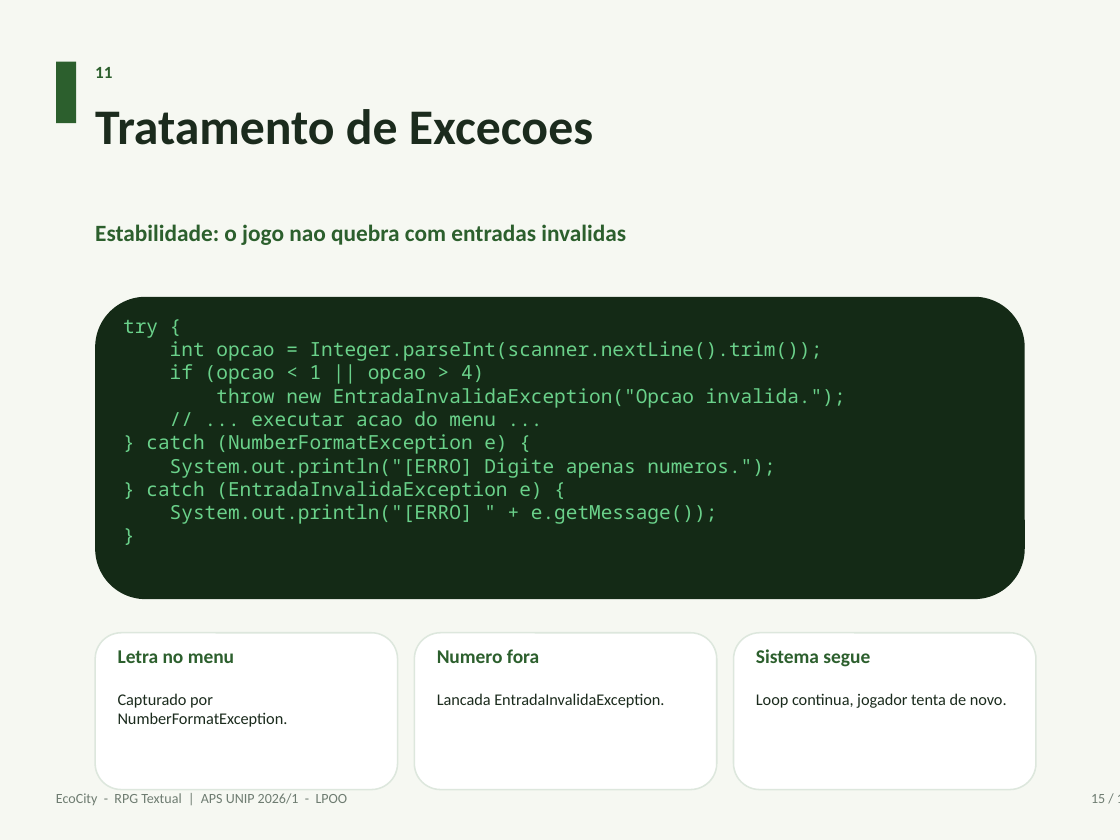
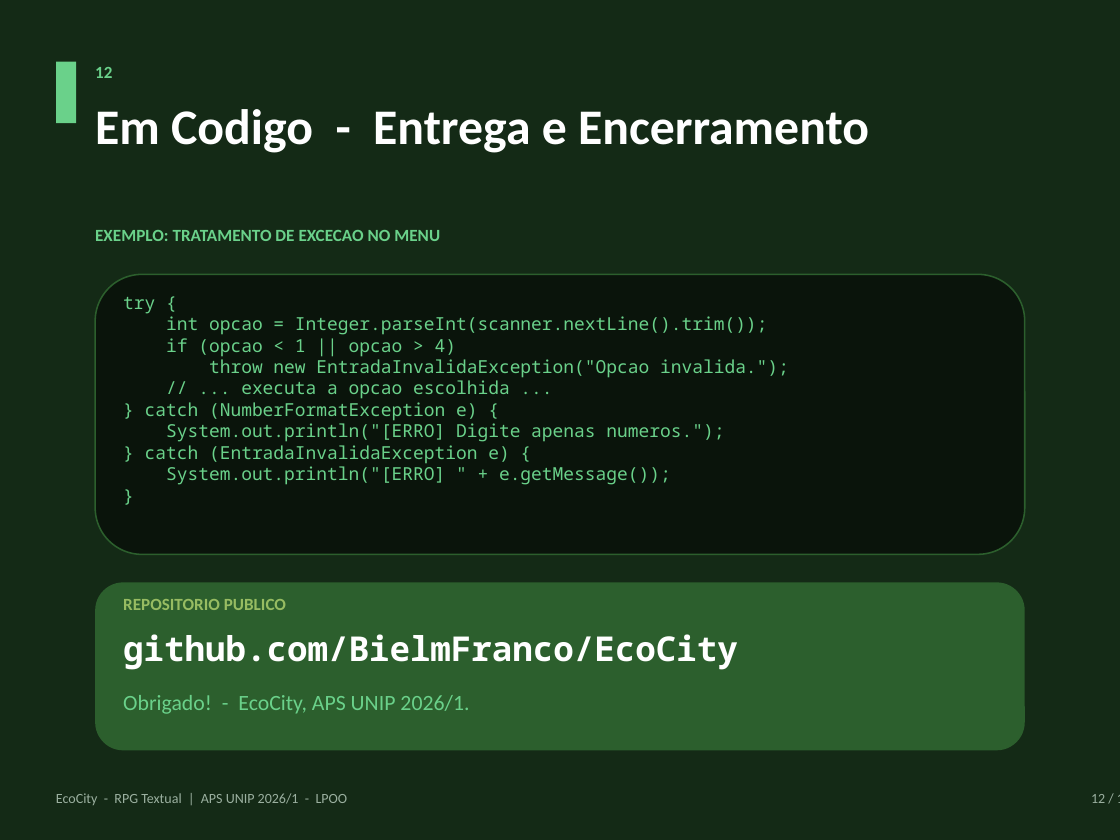
Before and after one commit to BielmFranco/EcoCity, a slide deck: slide 12 of relatorio/ApresentacaoEcoCity.pptx (slide 15 before the commit). Drawn at 1120x840 pixels with LibreOffice and Linux fonts; fonts in the diff are those of the drawing. Boxes give left, top, right and bottom in pixels: in the first picture for what was removed or moved away, otherwise in the second. Text is boxed around its words. In the diff, an @@ line names an element or a change of style, - is before the commit and + after.

Commit message:
Reduz apresentacao para 12 slides e ajusta layout
Estrutura: 3 introducao + 6 projeto + 3 codigo.
Corrige typo "Title" para "Titulo" no slide de niveis.
Ajusta fonte da formula de pontuacao para nao quebrar linha.
Remove conectores cruzados no diagrama de hierarquia.

```diff
--- a/relatorio/ApresentacaoEcoCity.pptx
+++ b/relatorio/ApresentacaoEcoCity.pptx
@@ background #F6F8F2 to #142A16 @@
@@ rectangle at <box>56,62,76,123</box>: fill #2C5F2D to #6AD18A @@
@@ text at <box>95,67,112,78</box>: text changed; text colour #2C5F2D to #6AD18A @@
-11
+12
@@ text at <box>95,109,869,153</box>: text changed; text colour #1B2B1D to #FFFFFF @@
-Tratamento de Excecoes
+Em Codigo - Entrega e Encerramento
@@ text removed at <box>95,224,626,245</box> @@
-Estabilidade: o jogo nao quebra com entradas invalidas
@@ text added at <box>95,230,440,241</box>, 11 pt, text #6AD18A, bold @@
+EXEMPLO: TRATAMENTO DE EXCECAO NO MENU
@@ rounded rectangle: place and size @@
-rounded rectangle at <box>95,297,1025,599</box>
+rounded rectangle at <box>95,274,1025,554</box>
@@ rounded rectangle at <box>95,274,1025,554</box>: fill #142A16 to #0A140B; outline none to #2C5F2D 1 pt @@
@@ text at <box>123,297,789,485</box>: size 12.5 to 11.5 pt @@
@@ text "try {": place and size @@
-text "try {" at <box>123,320,846,524</box>
+text "try {" at <box>123,297,789,485</box>
@@ text at <box>241,380,510,399</box>: text changed; size 12.5 to 11.5 pt @@
-// ... executar acao do menu ...
+// ... executa a opcao escolhida ...
@@ rounded rectangle added at <box>95,582,1025,750</box>, fill #2C5F2D @@
@@ text added at <box>123,599,286,610</box>, 11 pt, text #97BC62, bold @@
+REPOSITORIO PUBLICO
@@ rounded rectangle removed at <box>95,633,398,790</box> @@
@@ text removed at <box>118,650,234,663</box> @@
-Letra no menu
@@ text added at <box>123,634,738,670</box>, 22 pt, text #FFFFFF, bold @@
+github.com/BielmFranco/EcoCity
@@ rounded rectangle removed at <box>414,633,717,790</box> @@
@@ text removed at <box>437,649,539,663</box> @@
-Numero fora
@@ rounded rectangle removed at <box>734,633,1036,790</box> @@
@@ text removed at <box>756,649,870,667</box> @@
-Sistema segue
@@ text removed at <box>118,693,288,727</box> @@
-Capturado por NumberFormatException.
@@ text added at <box>123,695,469,714</box>, 14 pt, text #6AD18A @@
+Obrigado! - EcoCity, APS UNIP 2026/1.
@@ text removed at <box>437,693,664,708</box> @@
-Lancada EntradaInvalidaException.
@@ text removed at <box>756,693,1007,708</box> @@
-Loop continua, jogador tenta de novo.
@@ text "EcoCity - RPG Textual | ..." at <box>56,793,348,805</box>: text colour #6E7C71 to #9BB0A0 @@
@@ text at <box>1091,794,1105,803</box>: text changed; text colour #6E7C71 to #9BB0A0 @@
-15 / 19
+12 / 12
```
Also in this commit, not shown: 6 other slides changed, 4 slides added, 11 slides removed, 1 other file.
